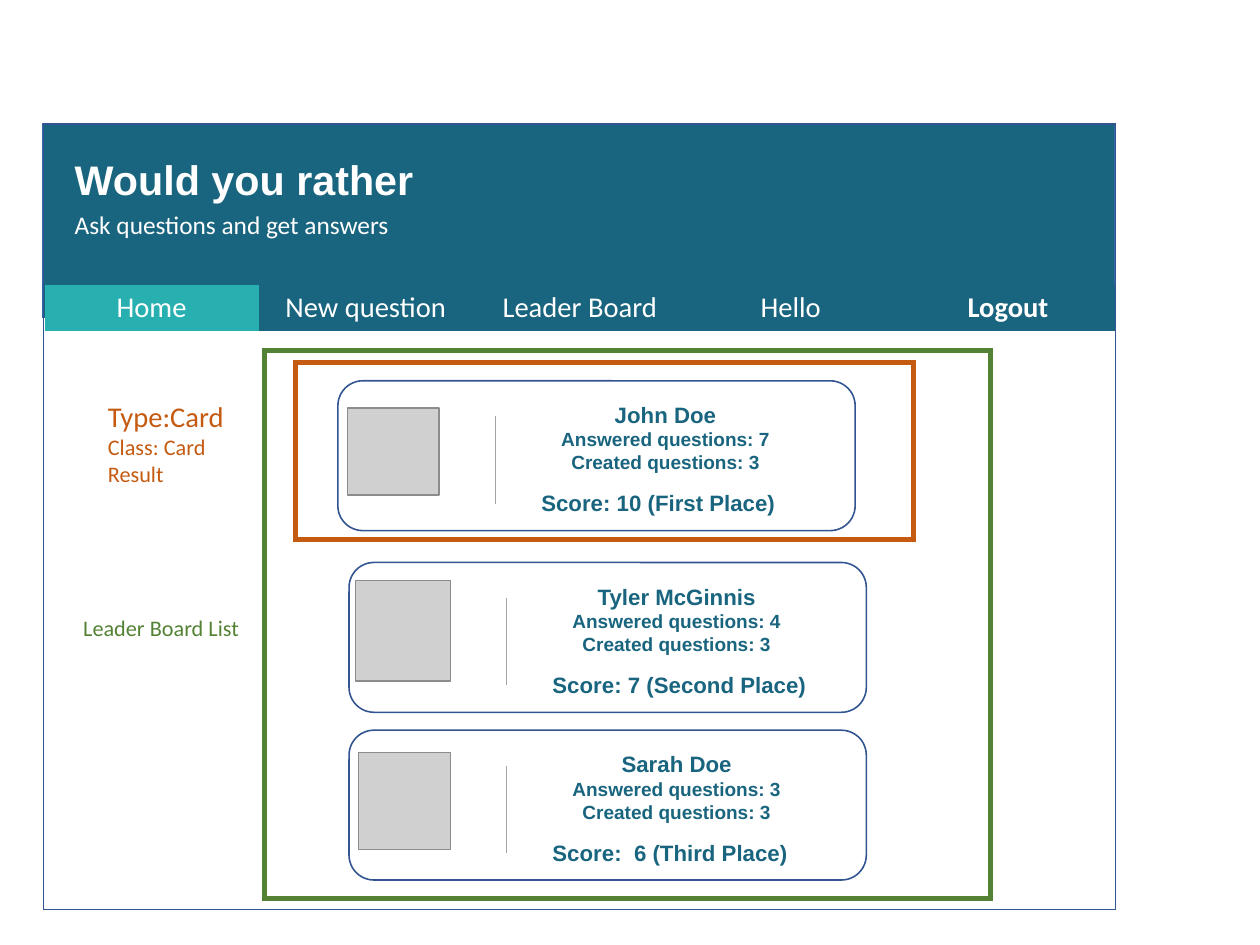
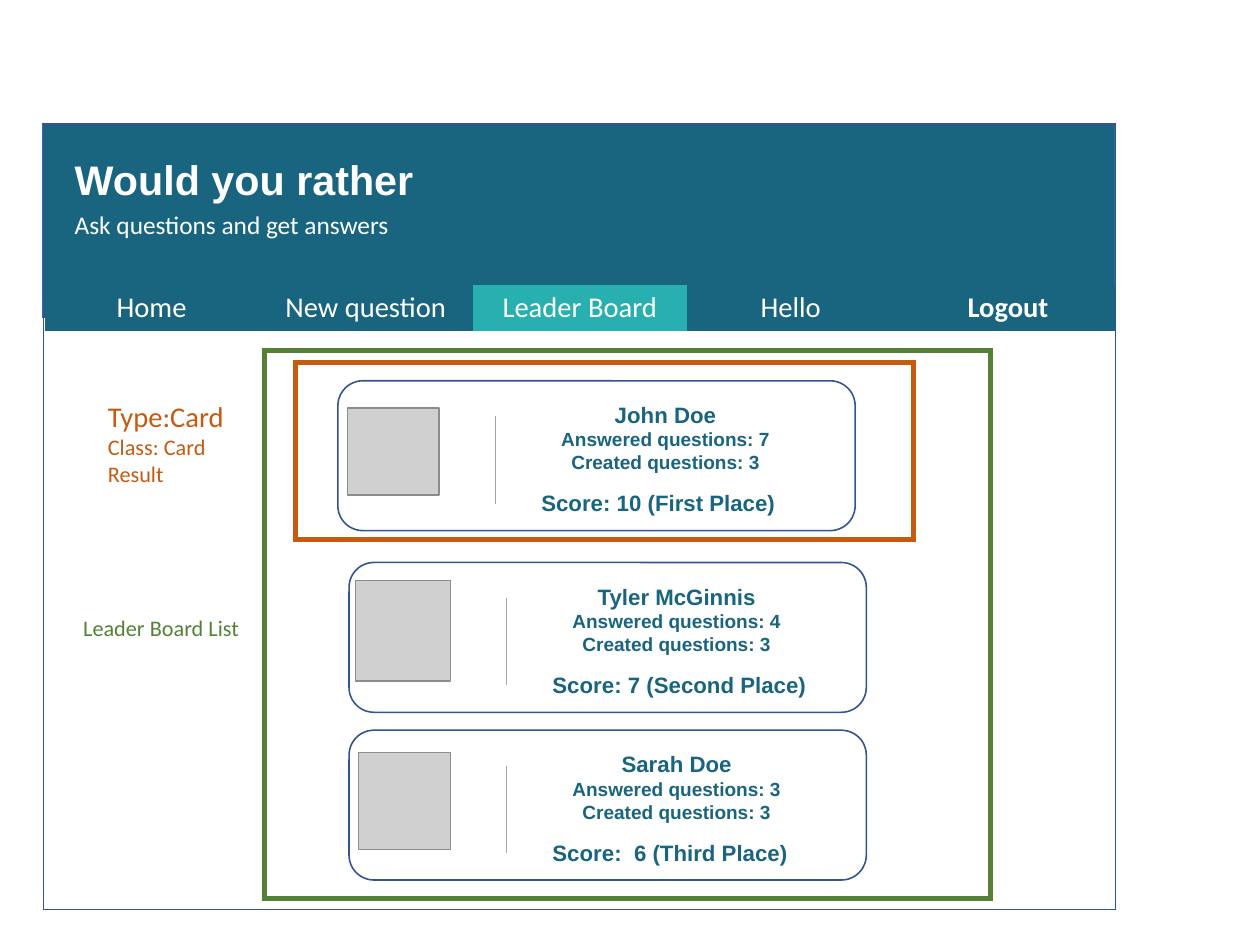
Before and after one commit to gwillig/-would-you-rather, a slide deck: slide 17 of design_architecture_v02.pptx. Drawn at 1260x945 pixels with LibreOffice and Linux fonts; fonts in the diff are those of the drawing; grey boxes stand for pictures. Boxes give left, top, right and bottom in pixels: in the first picture for what was removed or moved away, otherwise in the second. Text is boxed around its words. In the diff, an @@ line names an element or a change of style, - is before the commit and + after.

```diff
--- a/design_architecture_v02.pptx
+++ b/design_architecture_v02.pptx
@@ table at bbox=[45, 285, 1114, 332] @@
@@ fill #28AFB0 to #19647E in row 1, column 1 @@
@@ fill #19647E to #28AFB0 in row 1, column 3 @@
```
Also in this commit, not shown: 3 other slides changed, 1 slide removed, 9 other files.
